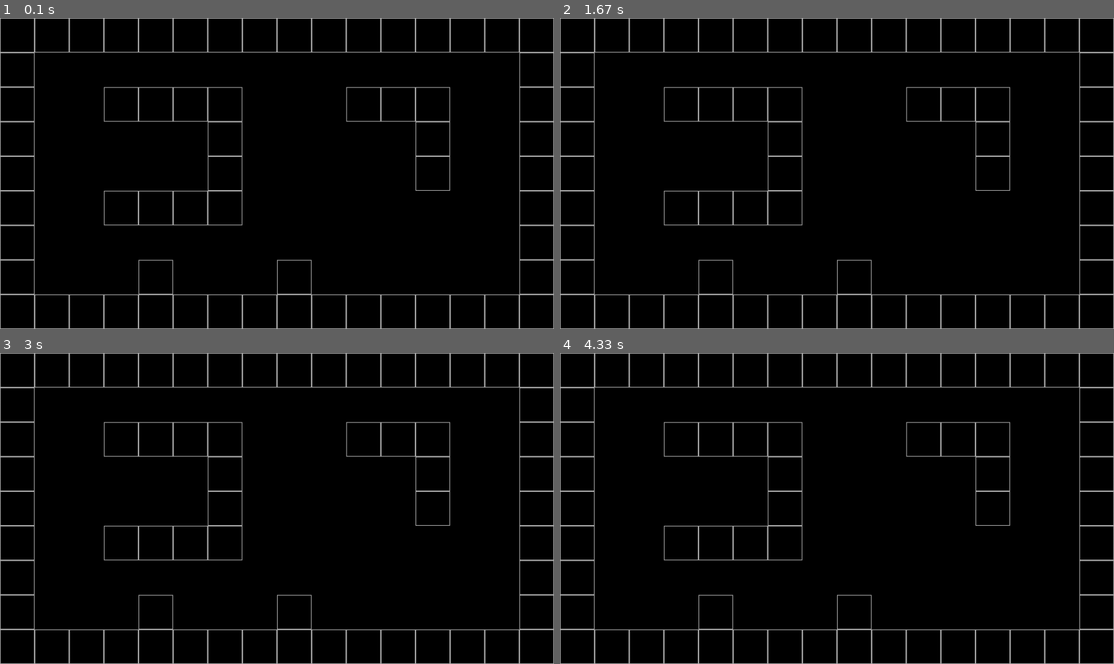
Above: before the commit, frames 1-4 (two rows, left to right).
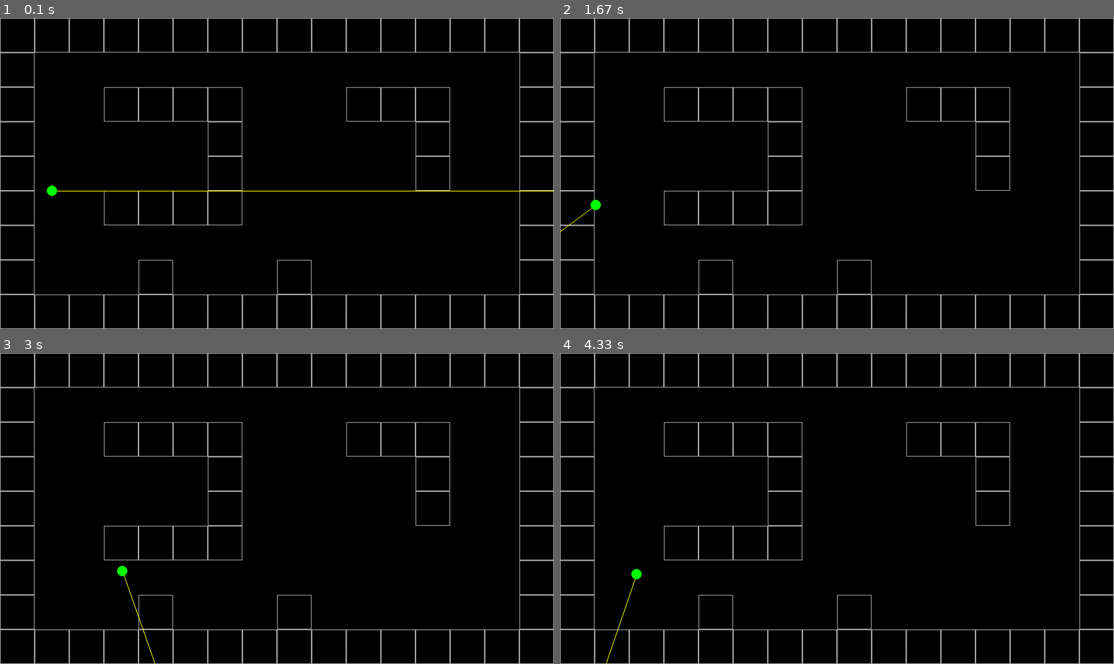
Above: after the commit, the same moments.

Repository: Yaskata23/Pygame_project
Game: pygame game, started from main.py
Same seed, same stepped clock (60 frames per second), same inputs: the game is played once before the commit and once after it.
Inputs:
- Up to frame 1 (0.1 s): no input
- Up to frame 2 (1.67 s): hold W 0.33-0.8 s; hold Right 0.33-0.8 s; hold Right 0.83-1.3 s; hold D 0.83-1.3 s; hold Right from 1.33 s (still down); hold D from 1.33 s (still down)
- Up to frame 3 (3 s): release Right at 1.8 s; release D at 1.8 s; hold Left 1.83-2.37 s; hold A 1.83-2.37 s; hold Left 2.4-2.8 s; hold A 2.4-2.8 s; hold Right from 2.83 s (still down); hold D from 2.83 s (still down)
- Up to frame 4 (4.33 s): release Right at 3.47 s; release D at 3.47 s; hold Left 3.5-3.97 s; hold A 3.5-3.97 s; hold Right from 4 s (still down); hold D from 4 s (still down)

The runs differ from the first frame. In frame 1, 0.4% of the frame differs, in the area x 8-100%, y 53-58%; in frame 2, less than 0.1%; in frame 3, 0.1%; in frame 4, 0.1%.

Commit message:
added player

Diff:
--- a/main.py
+++ b/main.py
@@ -2,6 +2,7 @@
 import sys
 from settings import *
 from map import *
+from player import *
 
 
 class Game:
@@ -9,19 +10,23 @@
         pg.init()
         self.screen = pg.display.set_mode(RES)
         self.clock = pg.time.Clock()
+        self.delta_time = 1
         self.new_game()
 
     def new_game(self):
         self.map = Map(self)
+        self.player = Player(self)
 
     def update(self):
+        self.player.update()
         pg.display.flip()
-        self.clock.tick(FPS)
+        self.delta_time = self.clock.tick(FPS)
         pg.display.set_caption(f'{self.clock.get_fps() :.1f}')
 
     def draw(self):
         self.screen.fill('black')
         self.map.draw()
+        self.player.draw()
 
     def check_events(self):
         for event in pg.event.get():
--- a/player.py
+++ b/player.py
@@ -0,0 +1,66 @@
+from settings import *
+import pygame as pg
+import math
+
+
+class Player:
+    def __init__(self, game):
+        self.game = game
+        self.x, self.y = PLAYER_POS
+        self.angle = PLAYER_ANGLE
+
+    def movement(self):
+        sin_a = math.sin(self.angle)
+        cos_a = math.cos(self.angle)
+        dx, dy = 0, 0
+        speed = PLAYER_SPEED * self.game.delta_time
+        speed_sin = speed * sin_a
+        speed_cos = speed * cos_a
+
+        keys = pg.key.get_pressed()
+        if keys[pg.K_w]:
+            dx += speed_cos
+            dy += speed_sin
+        if keys[pg.K_s]:
+            dx += -speed_cos
+            dy += -speed_sin
+        if keys[pg.K_a]:
+            dx += speed_sin
+            dy += -speed_cos
+        if keys[pg.K_d]:
+            dx += -speed_sin
+            dy += speed_cos
+
+        self.check_wall_collision(dx, dy)
+
+        if keys[pg.K_LEFT]:
+            self.angle -= PLAYER_ROT_SPEED * self.game.delta_time
+        if keys[pg.K_RIGHT]:
+            self.angle += PLAYER_ROT_SPEED * self.game.delta_time
+        self.angle %= math.tau
+
+    def check_wall(self, x, y):
+        return (x,y) not in self.game.map.world_map
+
+    def check_wall_collision(self, dx, dy):
+        if self.check_wall(int(self.x + dx), int(self.y)):
+            self.x += dx
+        if self.check_wall(int(self.x), int(self.y + dy)):
+            self.y += dy
+
+    def draw(self):
+        pg.draw.line(self.game.screen, 'yellow', (self.x * 100, self.y * 100),
+                    (self.x * 100 + WIDTH * math.cos(self.angle),
+                     self.y * 100 + WIDTH * math.sin(self.angle)), 2)
+        pg.draw.circle(self.game.screen, 'green', (self.x * 100, self.y * 100), 15)
+
+    def update(self):
+        self.movement()
+
+    @property
+    def pos(self):
+        return self.x, self.y
+
+    @property
+    def map_pos(self):
+        return int(self.x), int(self.y)
--- a/raycasting.py
+++ b/raycasting.py
@@ -0,0 +1,14 @@
+import pygame as pg
+import math
+from settings import *
+
+
+class RayCasting:
+    def __init__(self, game):
+        self.game = game
+
+    def ray_cast(self):
+        pass
+
+    def update(self):
+        self.ray_cast()
--- a/settings.py
+++ b/settings.py
@@ -1,3 +1,12 @@
+import math
+
 # game settings
 RES = WIDTH, HEIGHT = 1600, 900
-FPS = 60
+FPS = 0
+
+PLAYER_POS = 1.5, 5
+PLAYER_ANGLE = 0
+PLAYER_SPEED = 0.004
+PLAYER_ROT_SPEED = 0.002
+
+FOV = math.pi / 3
